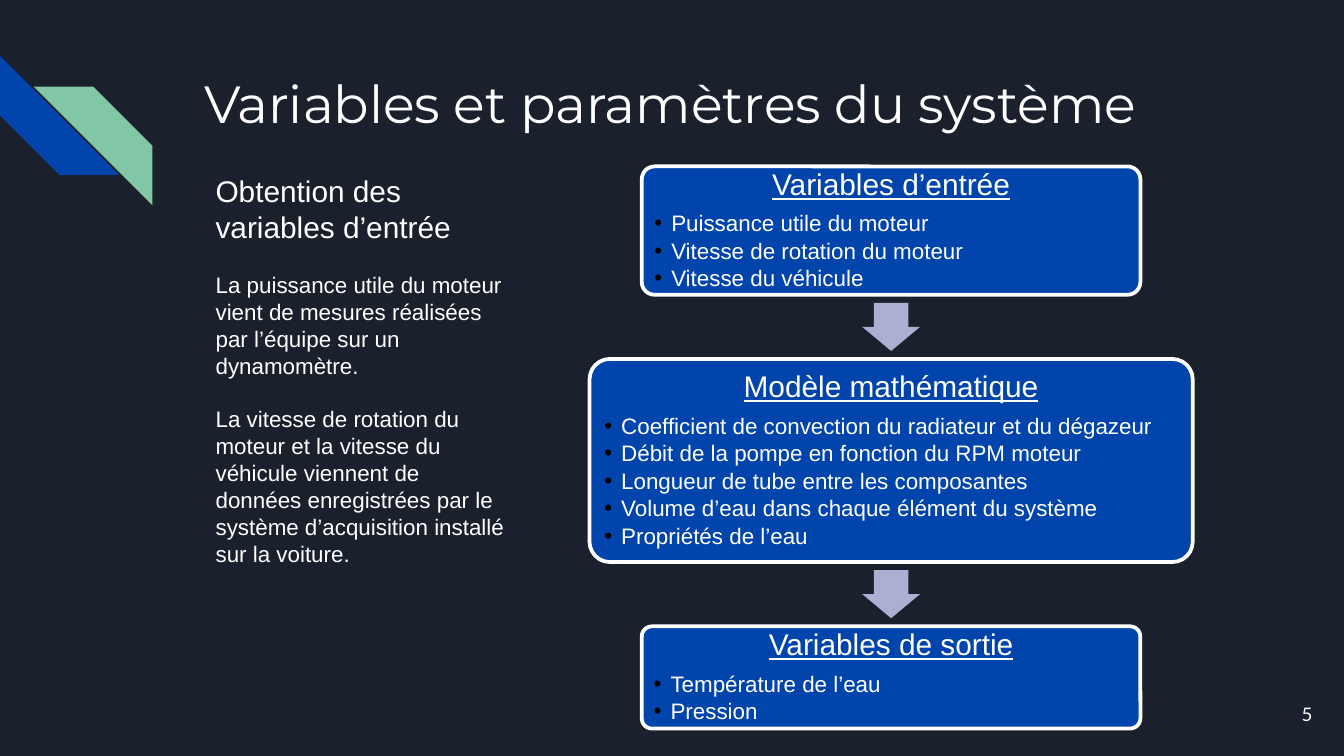
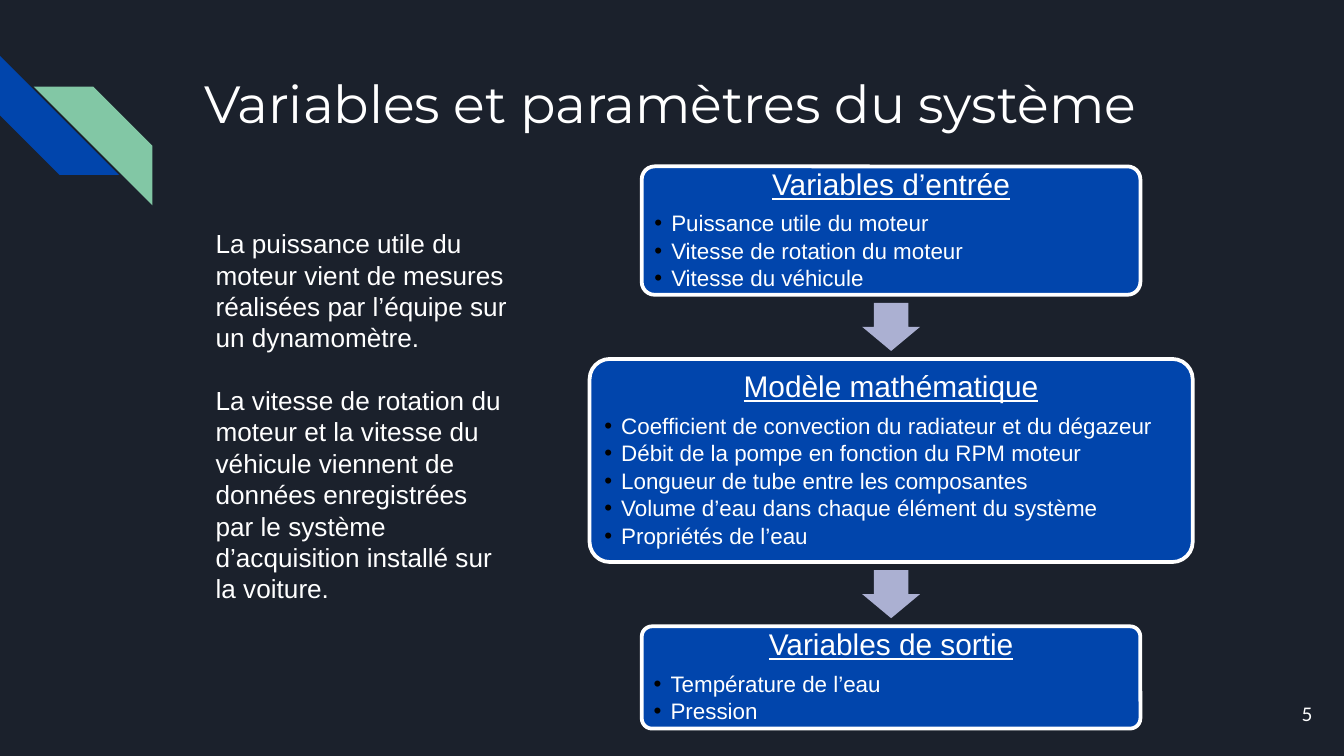
Before and after one commit to Luckabarbeau/Final_projet_mec8211, a slide deck: slide 5 of Presentation-projet-de-session.pptx. Drawn at 1344x756 pixels with LibreOffice and Linux fonts; fonts in the diff are those of the drawing. Boxes give left, top, right and bottom in pixels: in the first picture for what was removed or moved away, otherwise in the second. Text is boxed around its words. In the diff, an @@ line names an element or a change of style, - is before the commit and + after.

```diff
--- a/Presentation-projet-de-session.pptx
+++ b/Presentation-projet-de-session.pptx
@@ text at [216, 180, 451, 239]: paragraph removed @@
-Obtention des variables d’entrée
@@ text "La puissance utile du moteur ...": place and size @@
-text "La puissance utile du moteur ..." at [216, 180, 504, 563]
+text "La puissance utile du moteur ..." at [216, 234, 506, 573]
@@ text "La puissance utile du moteur ..." at [216, 234, 506, 573]: size 12 to 14 pt @@
```
Also in this commit, not shown: 12 other slides changed, 2 other files.
